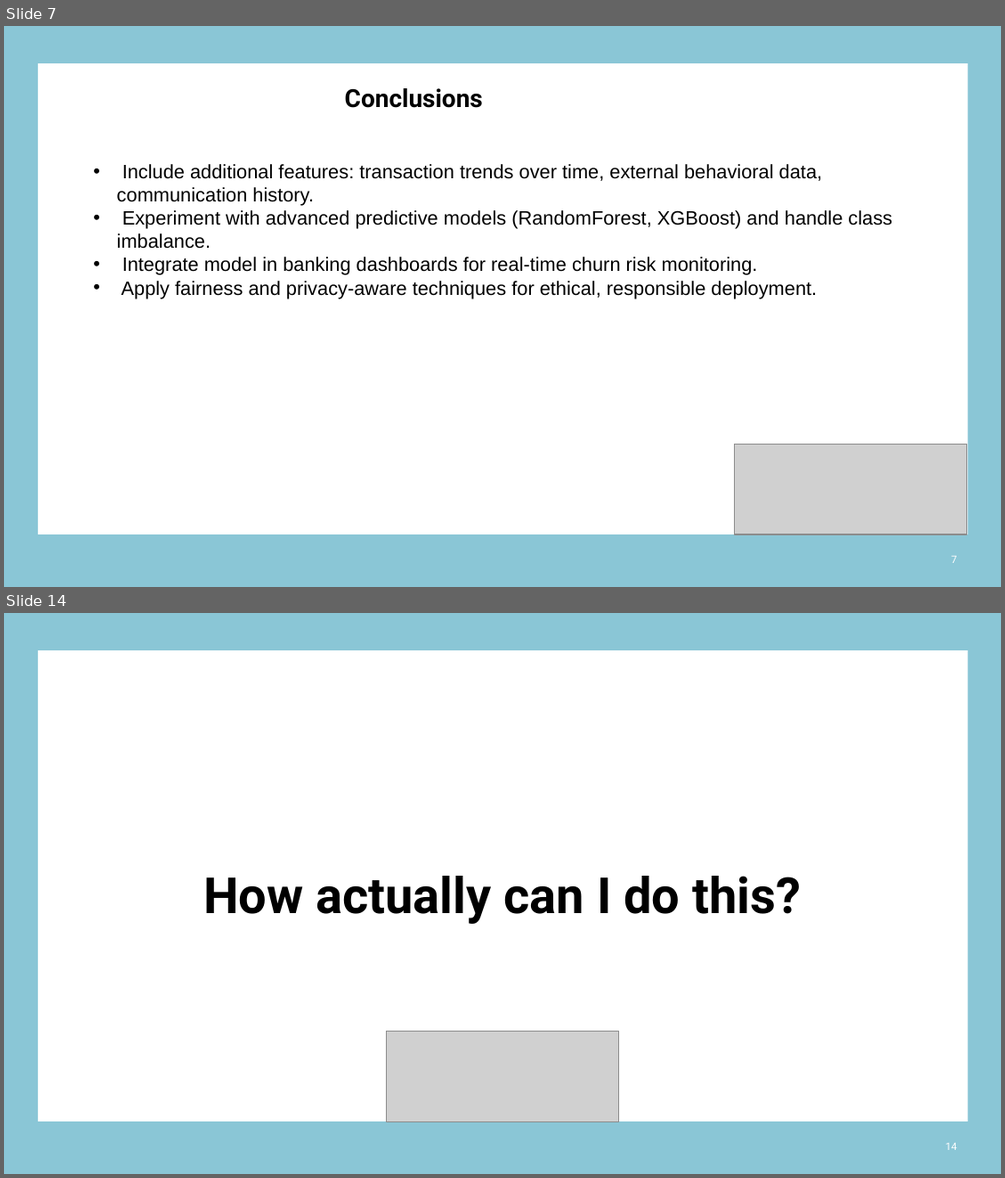
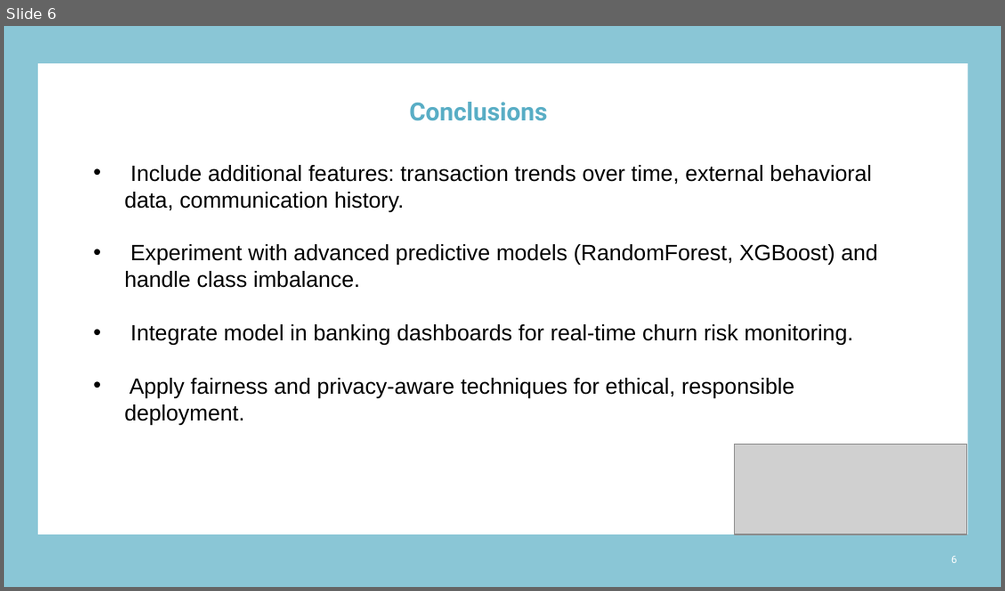
Before and after one commit to ReDI-School-projects/CreditCardUserBehaviour, a slide deck: Final_project_DataAnalytics-D.Ivashchenko.pptx. Shown one above the other, each under a label of ours: slides 7 and 14 before the commit, slide 6 after it; the slides between them are not shown. The pictures are 1005x1178 and 1005x591 pixels, drawn with LibreOffice and Linux fonts; fonts in the diff are those of the drawing; grey boxes stand for pictures; background and template pictures are left out. Boxes give left, top, right and bottom in pixels: in the first picture for what was removed or moved away, otherwise in the second. Text is boxed around its words. In the diff, an @@ line names an element or a change of style, - is before the commit and + after.

```diff
--- a/Final_project_DataAnalytics-D.Ivashchenko.pptx
+++ b/Final_project_DataAnalytics-D.Ivashchenko.pptx
@@ slide 14 removed at [4,613,1001,1174], background #FFFFFF; not listed: 4 template elements that a slide beside it also shows @@
@@ title removed at [203,876,801,924] @@
-How actually can I do this?
@@ picture removed at [386,1030,618,1121] @@
@@ page number removed at [946,1143,957,1150] @@
-14
@@ what was slide 7 is now slide 6 @@
@@ slide 6 changed as well @@
@@ title "Conclusions": place and size @@
-title "Conclusions" at [345,88,483,108]
+title "Conclusions" at [409,102,547,121]
@@ title "Conclusions" at [409,102,547,121]: text colour #000000 to #58ADC5 @@
@@ text "Include additional features: transaction trends ..." at [124,165,877,425]: size 14 to 16 pt; indent changed @@
@@ page number at [951,556,956,563]: text changed @@
-7
+6
```
Also in this commit, not shown: 5 other slides changed, 9 other slides removed.
